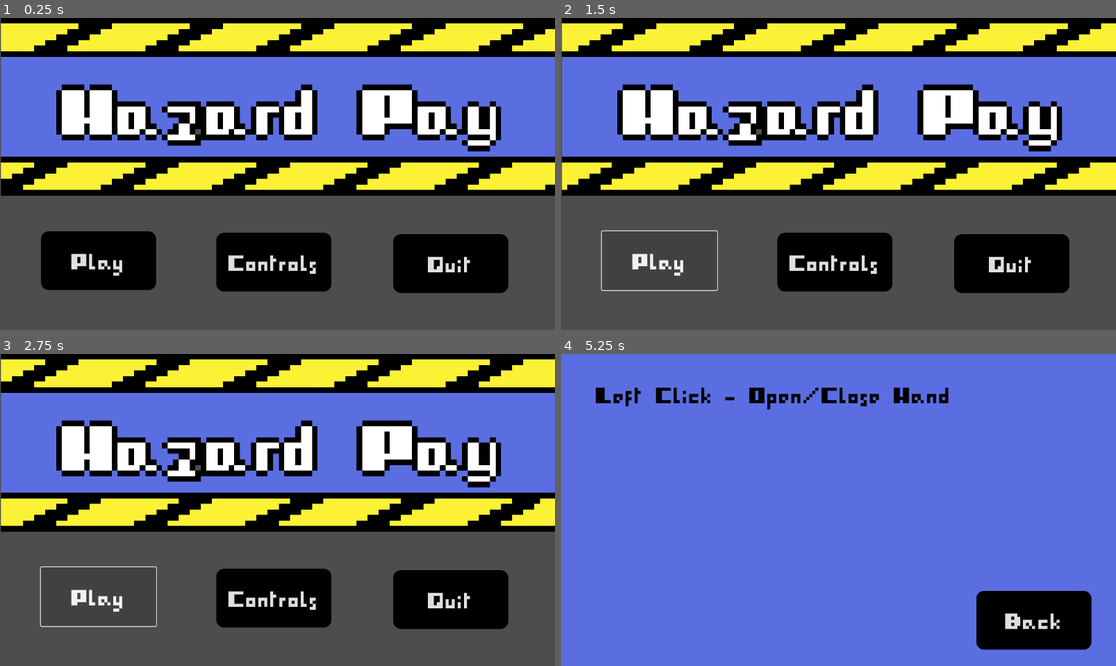
Above: before the commit, frames 1-4 (two rows, left to right).
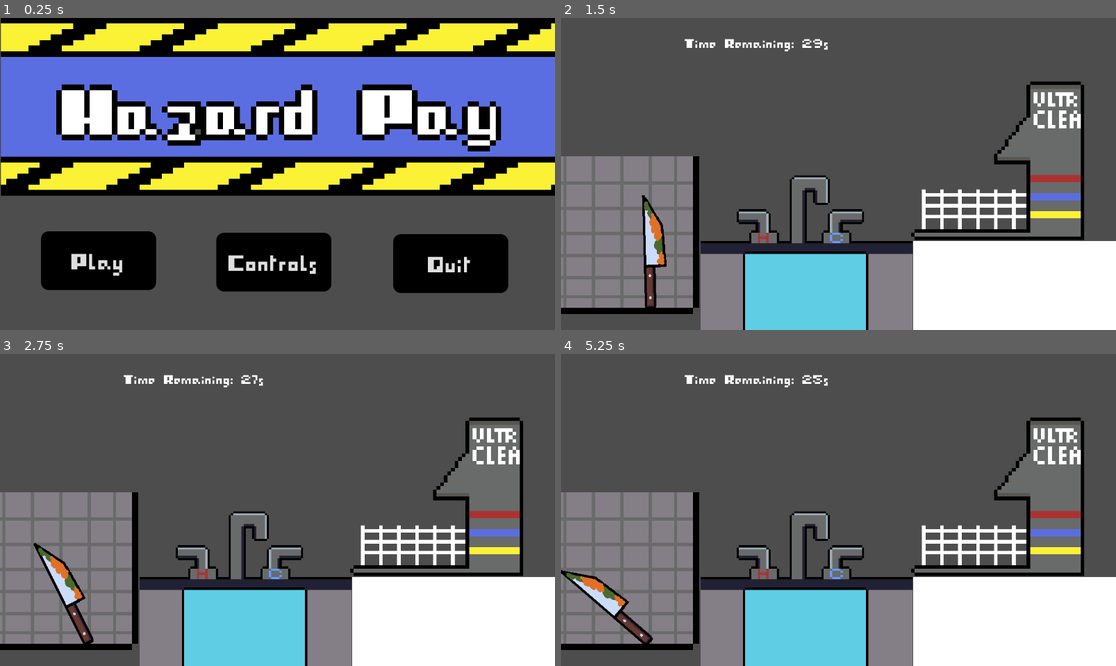
Above: after the commit, the same moments.

Repository: LainePittman/HazardPay
Game: Godot game, scene res://Scenes/main_menu.tscn
The game is run twice, just before and just after one commit, with the same random seed, the same clock (stepped at 60 frames per second) and the same inputs.
Inputs (mouse positions are in pixels of both pictures, inside the frame that each line leads up to):
- Up to frame 1 (0.25 s): no input
- Up to frame 2 (1.5 s): click "Play" at 0.5 s; click (660, 261) at 1.25 s, where only the run before the commit has a clickable "Play"
- Up to frame 3 (2.75 s): click (99, 597) at 2 s, where only the run before the commit has a clickable "Play"
- Up to frame 4 (5.25 s): move the mouse to (960, 494) at 2.77 s; press the mouse at (960, 494) at 2.78 s; move the mouse to (727, 525) at 3.52 s; release the mouse at (727, 525) at 3.53 s; click (727, 525) at 3.6 s; move the mouse to (894, 441) at 4.27 s; press the mouse at (894, 441) at 4.28 s; move the mouse to (810, 572) at 5.02 s; release the mouse at (810, 572) at 5.03 s; click (810, 572) at 5.1 s

The runs differ from the first frame. In frame 1, 2.0% of the frame differs, in the area x 0-100%, y 1-56%; in frame 2, 92%; in frame 3, 92%; in frame 4, 100%, in the area x 0-100%, y 0-100%.

Commit message:
Updated Everything

Diff:
--- /dev/null
+++ b/hazard-pay/Scenes/knife.tscn
@@ -0,0 +1,37 @@
+[gd_scene load_steps=4 format=3 uid="uid://bdg8ieyyjqsx3"]
+
+[ext_resource type="Texture2D" uid="uid://beqn0nq0l2aof" path="res://Assets/Knife/dirty_knife.png" id="1_pgkuq"]
+[ext_resource type="Script" uid="uid://bhas0wn2rtbo3" path="res://Scripts/Knife/knife.gd" id="1_ts28m"]
+
+[sub_resource type="RectangleShape2D" id="RectangleShape2D_k4pir"]
+size = Vector2(20, 71)
+
+[node name="Knife" type="RigidBody2D" groups=["pickable"]]
+top_level = true
+input_pickable = true
+freeze_mode = 1
+script = ExtResource("1_ts28m")
+
+[node name="Sprite2D" type="Sprite2D" parent="."]
+texture = ExtResource("1_pgkuq")
+
+[node name="safe" type="Area2D" parent="."]
+
+[node name="CollisionShape2D" type="CollisionShape2D" parent="safe"]
+position = Vector2(-12, 68.5)
+shape = SubResource("RectangleShape2D_k4pir")
+
+[node name="danger" type="Area2D" parent="."]
+
+[node name="CollisionPolygon2D" type="CollisionPolygon2D" parent="danger"]
+polygon = PackedVector2Array(22, 28, 18, -55, -19, -118, -23, -118, -23, 28)
+
+[node name="BoundingShape" type="CollisionPolygon2D" parent="."]
+polygon = PackedVector2Array(-19, 118, -3, 118, 0, 110, 0, 27, 23, 28, 18, -56, -19, -116, -22, -117, -23, 110)
+
+[node name="CleanProgress" type="Timer" parent="."]
+wait_time = 2.0
+one_shot = true
+
+[connection signal="input_event" from="." to="." method="_on_input_event"]
+[connection signal="timeout" from="CleanProgress" to="." method="_on_clean_progress_timeout"]
--- a/hazard-pay/Scenes/main_menu.gd
+++ b/hazard-pay/Scenes/main_menu.gd
@@ -1,18 +1,20 @@
 extends Control
 
-
+var open_hand = load("res://Assets/hand/open_hand.png")
 # Called when the node enters the scene tree for the first time.
 func _ready() -> void:
 	pass # Replace with function body.
 
 
 # Called every frame. 'delta' is the elapsed time since the previous frame.
-func _process(delta: float) -> void:
+func process(delta: float) -> void:
 	pass
 
 
 func _on_play_pressed() -> void:
 	print("Pressed Play")
+	get_tree().change_scene_to_file("res://Scenes/test_scene.tscn")
+	Input.set_custom_mouse_cursor(open_hand, 0, Vector2(50, 50))
 
 
 func _on_controls_pressed() -> void:
--- a/hazard-pay/Scenes/main_menu.tscn
+++ b/hazard-pay/Scenes/main_menu.tscn
@@ -223,7 +223,7 @@
 scale = Vector2(11.5399, 11.5399)
 sprite_frames = SubResource("SpriteFrames_6m47u")
 autoplay = "default"
-frame_progress = 0.824863
+frame_progress = 0.0756395
 
 [connection signal="pressed" from="play" to="." method="_on_play_pressed"]
 [connection signal="pressed" from="controls" to="." method="_on_controls_pressed"]
--- /dev/null
+++ b/hazard-pay/Scenes/test_scene.tscn
@@ -0,0 +1,173 @@
+[gd_scene load_steps=17 format=3 uid="uid://cr4yekcn3uv5u"]
+
+[ext_resource type="Script" uid="uid://d0gns6lttpplq" path="res://Scripts/test_scene.gd" id="1_3dogw"]
+[ext_resource type="PackedScene" uid="uid://bdg8ieyyjqsx3" path="res://Scenes/knife.tscn" id="2_r5l72"]
+[ext_resource type="Texture2D" uid="uid://dvblds80dnm3" path="res://Assets/Sink.png" id="3_50ct6"]
+[ext_resource type="Texture2D" uid="uid://dc6jv37wc5b6m" path="res://Assets/Dishwasher.png" id="4_hb2xm"]
+[ext_resource type="Texture2D" uid="uid://bp0wvqjncml0m" path="res://Assets/basket.png" id="5_ak5v8"]
+[ext_resource type="Script" uid="uid://c40lylc5qn4bp" path="res://Scripts/game_manager.gd" id="6_x033f"]
+[ext_resource type="FontFile" uid="uid://bmjc7usmibmnj" path="res://Assets/Fonts/i_pixel_u/I-pixel-u.ttf" id="7_rdbpf"]
+
+[sub_resource type="RectangleShape2D" id="RectangleShape2D_ak5v8"]
+size = Vector2(423, 209)
+
+[sub_resource type="RectangleShape2D" id="RectangleShape2D_x033f"]
+size = Vector2(83.5, 20)
+
+[sub_resource type="SegmentShape2D" id="SegmentShape2D_ak5v8"]
+b = Vector2(649, -3.00003)
+
+[sub_resource type="SegmentShape2D" id="SegmentShape2D_x033f"]
+b = Vector2(3, 650)
+
+[sub_resource type="SegmentShape2D" id="SegmentShape2D_rdbpf"]
+b = Vector2(311, -4)
+
+[sub_resource type="SegmentShape2D" id="SegmentShape2D_oho3u"]
+b = Vector2(12, -138)
+
+[sub_resource type="SegmentShape2D" id="SegmentShape2D_d3awe"]
+b = Vector2(1152, 2)
+
+[sub_resource type="RectangleShape2D" id="RectangleShape2D_rdbpf"]
+size = Vector2(256.5, 162.5)
+
+[sub_resource type="RectangleShape2D" id="RectangleShape2D_oho3u"]
+size = Vector2(216, 80)
+
+[node name="test_scene" type="Node2D"]
+script = ExtResource("1_3dogw")
+
+[node name="Knife" parent="." instance=ExtResource("2_r5l72")]
+position = Vector2(187, 316)
+
+[node name="StaticBody2D2" type="StaticBody2D" parent="."]
+position = Vector2(230, 805)
+
+[node name="CollisionShape2D" type="CollisionShape2D" parent="StaticBody2D2"]
+position = Vector2(712.5, -260.5)
+shape = SubResource("RectangleShape2D_ak5v8")
+
+[node name="ColorRect" type="ColorRect" parent="StaticBody2D2"]
+offset_left = 501.0
+offset_top = -342.0
+offset_right = 923.0
+offset_bottom = -157.0
+
+[node name="sink" type="Sprite2D" parent="."]
+position = Vector2(510, 428)
+scale = Vector2(4.405, 4.405)
+texture = ExtResource("3_50ct6")
+
+[node name="dishwasher" type="Sprite2D" parent="."]
+position = Vector2(899, 289)
+scale = Vector2(7.48, 7.48)
+texture = ExtResource("4_hb2xm")
+
+[node name="basket" type="Sprite2D" parent="."]
+position = Vector2(123, 451)
+scale = Vector2(6.56, 6.56)
+texture = ExtResource("5_ak5v8")
+
+[node name="LeftSink" type="StaticBody2D" parent="."]
+position = Vector2(343, 461)
+
+[node name="CollisionShape2D" type="CollisionShape2D" parent="LeftSink"]
+position = Vector2(-9.75, 15)
+shape = SubResource("RectangleShape2D_x033f")
+
+[node name="RightSink" type="StaticBody2D" parent="."]
+position = Vector2(694, 462)
+
+[node name="CollisionShape2D" type="CollisionShape2D" parent="RightSink"]
+position = Vector2(-9.75, 15)
+shape = SubResource("RectangleShape2D_x033f")
+
+[node name="LeftBorder" type="StaticBody2D" parent="."]
+position = Vector2(169, 92)
+
+[node name="CollisionShape2D" type="CollisionShape2D" parent="LeftBorder"]
+position = Vector2(-171, -91)
+rotation = 1.5708
+shape = SubResource("SegmentShape2D_ak5v8")
+
+[node name="RightBorder" type="StaticBody2D" parent="."]
+
+[node name="CollisionShape2D" type="CollisionShape2D" parent="RightBorder"]
+position = Vector2(1151, -1)
+shape = SubResource("SegmentShape2D_x033f")
+
+[node name="StaticBody2D" type="StaticBody2D" parent="."]
+
+[node name="CollisionShape2D" type="CollisionShape2D" parent="StaticBody2D"]
+position = Vector2(-29, 607)
+shape = SubResource("SegmentShape2D_rdbpf")
+
+[node name="CollisionShape2D2" type="CollisionShape2D" parent="StaticBody2D"]
+position = Vector2(346, 652)
+shape = SubResource("SegmentShape2D_rdbpf")
+
+[node name="StaticBody2D3" type="StaticBody2D" parent="."]
+position = Vector2(279, 604)
+
+[node name="CollisionShape2D" type="CollisionShape2D" parent="StaticBody2D3"]
+shape = SubResource("SegmentShape2D_oho3u")
+
+[node name="StaticBody2D4" type="StaticBody2D" parent="."]
+
+[node name="CollisionShape2D" type="CollisionShape2D" parent="StaticBody2D4"]
+shape = SubResource("SegmentShape2D_d3awe")
+
+[node name="SinkWater" type="Area2D" parent="."]
+position = Vector2(513, 142)
+
+[node name="CollisionShape2D" type="CollisionShape2D" parent="SinkWater"]
+position = Vector2(-1.25, 427.25)
+shape = SubResource("RectangleShape2D_rdbpf")
+
+[node name="DishReciever" type="Area2D" parent="."]
+
+[node name="CollisionShape2D" type="CollisionShape2D" parent="DishReciever"]
+position = Vector2(858, 398)
+shape = SubResource("RectangleShape2D_oho3u")
+
+[node name="GameManager" type="Node" parent="."]
+unique_name_in_owner = true
+script = ExtResource("6_x033f")
+
+[node name="ScoreLabel" type="Label" parent="GameManager"]
+anchors_preset = 15
+anchor_right = 1.0
+anchor_bottom = 1.0
+offset_left = 751.0
+offset_top = 29.0
+offset_right = -260.0
+offset_bottom = -579.0
+grow_horizontal = 2
+grow_vertical = 2
+theme_override_fonts/font = ExtResource("7_rdbpf")
+theme_override_font_sizes/font_size = 30
+
+[node name="TimeLabel" type="Label" parent="GameManager"]
+offset_left = 257.0
+offset_top = 32.0
+offset_right = 458.0
+offset_bottom = 86.0
+theme_override_fonts/font = ExtResource("7_rdbpf")
+theme_override_font_sizes/font_size = 30
+
+[node name="Timer" type="Timer" parent="GameManager"]
+wait_time = 30.0
+one_shot = true
+autostart = true
+
+[node name="SpawnTimer" type="Timer" parent="."]
+wait_time = 5.0
+autostart = true
+
+[node name="Marker2D" type="Marker2D" parent="."]
+position = Vector2(130, 112)
+
+[connection signal="area_entered" from="SinkWater" to="Knife" method="_on_sink_water_area_entered"]
+[connection signal="area_entered" from="DishReciever" to="Knife" method="_on_dish_reciever_area_entered"]
+[connection signal="timeout" from="SpawnTimer" to="." method="_on_spawn_timer_timeout"]
--- /dev/null
+++ b/hazard-pay/Scripts/Knife/knife.gd
@@ -0,0 +1,56 @@
+extends RigidBody2D
+
+signal clicked
+signal sink
+signal cleaner
+var mode
+var held = false
+var is_clean: bool = false
+@onready var texture: Sprite2D = $Sprite2D
+@onready var  clean_texture = load("res://Assets/Knife/clean_knife.png")
+@onready var clean_timer: Timer = $CleanProgress
+@onready var game_manager: Node = %GameManager
+
+func _on_input_event(viewport, event, shape_idx):
+	if event is InputEventMouseButton and event.button_index == MOUSE_BUTTON_LEFT:
+		if event.pressed:
+			print("clicked")
+			clicked.emit(self)
+
+func _physics_process(delta):
+	if held:
+		global_transform.origin = get_global_mouse_position()
+
+func pickup():
+	if held:
+		return
+	freeze = true
+	held = true
+
+func drop(impulse=Vector2.ZERO):
+	if held:
+		freeze = false
+		apply_central_impulse(impulse)
+		held = false
+
+
+func _on_clean_progress_timeout() -> void:
+	texture.set_texture(clean_texture)
+	is_clean = true
+
+
+func _on_sink_water_area_entered(area: Area2D) -> void:
+	clean_timer.start()
+	print("Timer START")
+	emit_signal("sink")
+
+
+func _on_dish_reciever_area_entered(area: Area2D) -> void:
+	if is_clean == true:
+		queue_free()
+		game_manager.add_point()
+
+	else:
+		game_manager.remove_point()
+		queue_free()
+	emit_signal("cleaner")
--- /dev/null
+++ b/hazard-pay/Scripts/States/ItemClean.gd
@@ -0,0 +1,4 @@
+extends State
+class_name ItemClean
+
+@export var texture : Sprite2D
--- /dev/null
+++ b/hazard-pay/Scripts/States/ItemDirty.gd
@@ -0,0 +1,4 @@
+extends State
+class_name ItemDirty
+
+@export var texture : Sprite2D
--- /dev/null
+++ b/hazard-pay/Scripts/States/state.gd
@@ -0,0 +1,16 @@
+extends Node
+class_name State
+
+signal Transitioned
+
+func Enter():
+	pass
+
+func Exit():
+	pass
+
+func Update(_delta: float):
+	pass
+
+func Physics_Update(_delta: float):
+	pass
--- /dev/null
+++ b/hazard-pay/Scripts/States/state_machine.gd
@@ -0,0 +1,39 @@
+extends Node
+
+@export var initial_state : State
+
+var current_state : State
+var states : Dictionary = {}
+
+func _ready() -> void:
+	for child in get_children():
+		if child is State:
+			states[child.name.to_lower()] = child
+			child.Transitioned.connect(on_child_transition)
+
+	if initial_state:
+		initial_state.Enter()
+		current_state = initial_state
+
+func _process(delta: float) -> void:
+	if current_state:
+		current_state.Update(delta)
+
+func _physics_process(delta: float) -> void:
+	if current_state:
+		current_state.Physics_Update(delta)
+
+func on_child_transition(state, new_state_name):
+	if state != current_state:
+		return
+
+	var new_state = state.get(new_state_name.to_lower())
+	if !new_state:
+		return
+
+	if current_state:
+		current_state.exit()
+
+	new_state.enter()
+
+	current_state = new_state
--- /dev/null
+++ b/hazard-pay/Scripts/game_manager.gd
@@ -0,0 +1,24 @@
+extends Node
+
+var score = 0
+var seconds_left
+@onready var score_label: Label = $ScoreLabel
+@onready var time_label: Label = $TimeLabel
+@onready var timer: Timer = $Timer
+
+func _ready() -> void:
+	timer.start()
+
+func _process(delta: float) -> void:
+	seconds_left = int(timer.time_left)
+	time_label.text = "Time Remaining: " + str(seconds_left) + "s"
+
+func add_point():
+	score += 2
+	score_label.text = "Current Paycheck: " + str(score) + "$"
+	var temp_time = seconds_left + 5
+	timer.start(temp_time)
+
+func remove_point():
+	score -= 1
+	score_label.text = "Current Paycheck: " + str(score) + "$"
--- /dev/null
+++ b/hazard-pay/Scripts/test_scene.gd
@@ -0,0 +1,47 @@
+extends Node2D
+
+var is_closed: bool = false
+var open_hand = load("res://Assets/hand/open_hand.png")
+var closed_hand = load("res://Assets/hand/closed_hand.png")
+var held_object = false
+var score = 0
+var knife = preload("res://Scenes/knife.tscn")
+@onready var game_manager: Node = %GameManager
+@onready var marker: Marker2D = $Marker2D
+
+
+func _ready():
+	for node in get_tree().get_nodes_in_group("pickable"):
+		node.clicked.connect(_on_pickable_clicked)
+
+func _process(delta: float) -> void:
+	if Input.is_action_pressed("openclose"):
+		is_closed = true
+		close_hand()
+	else:
+		is_closed = false
+		Input.set_custom_mouse_cursor(open_hand, 0, Vector2(50, 50))
+
+func close_hand():
+	Input.set_custom_mouse_cursor(closed_hand, 0, Vector2(50, 50))
+
+
+func _on_pickable_clicked(object):
+	if !held_object:
+		object.pickup()
+		held_object = object
+
+func _unhandled_input(event):
+	if event is InputEventMouseButton and event.button_index == MOUSE_BUTTON_LEFT:
+		if held_object and !event.pressed:
+			held_object.drop(Input.get_last_mouse_velocity() / 5.0)
+			held_object = null
+
+
+func _on_spawn_timer_timeout() -> void:
+	for i in 3:
+		var temp_knife = knife.instantiate()
+		temp_knife.position = marker.global_position
+		get_parent().add_child(temp_knife)
+		for node in get_tree().get_nodes_in_group("pickable"):
+			node.clicked.connect(_on_pickable_clicked)
--- a/hazard-pay/project.godot
+++ b/hazard-pay/project.godot
@@ -15,11 +15,29 @@
 config/features=PackedStringArray("4.4", "Forward Plus")
 config/icon="res://icon.svg"
 
+[display]
+
+mouse_cursor/custom_image="uid://umxgx14tn8lm"
+mouse_cursor/custom_image_hotspot=Vector2(30, 0)
+
 [file_customization]
 
 folder_colors={
 "res://Assets/": "red",
-"res://Scenes/": "blue"
+"res://Scenes/": "blue",
+"res://Scripts/": "orange"
+}
+
+[global_group]
+
+pickable=""
+
+[input]
+
+openclose={
+"deadzone": 0.2,
+"events": [Object(InputEventMouseButton,"resource_local_to_scene":false,"resource_name":"","device":-1,"window_id":0,"alt_pressed":false,"shift_pressed":false,"ctrl_pressed":false,"meta_pressed":false,"button_mask":0,"position":Vector2(0, 0),"global_position":Vector2(0, 0),"factor":1.0,"button_index":1,"canceled":false,"pressed":false,"double_click":false,"script":null)
+]
 }
 
 [rendering]
Binary file added: hazard-pay/Assets/Dishwasher.png
Not shown, added: hazard-pay/Assets/Dishwasher.png.import
Binary file added: hazard-pay/Assets/Knife/bloody_knife.aseprite
Binary file added: hazard-pay/Assets/Knife/bloody_knife.png
Not shown, added: hazard-pay/Assets/Knife/bloody_knife.png.import
Binary file added: hazard-pay/Assets/Knife/clean_knife.png
Not shown, added: hazard-pay/Assets/Knife/clean_knife.png.import
Binary file added: hazard-pay/Assets/Knife/dirty_knife.png
Not shown, added: hazard-pay/Assets/Knife/dirty_knife.png.import
Binary file added: hazard-pay/Assets/Sink.png
Not shown, added: hazard-pay/Assets/Sink.png.import
Binary file added: hazard-pay/Assets/basket.png
(and 16 more such lines)
